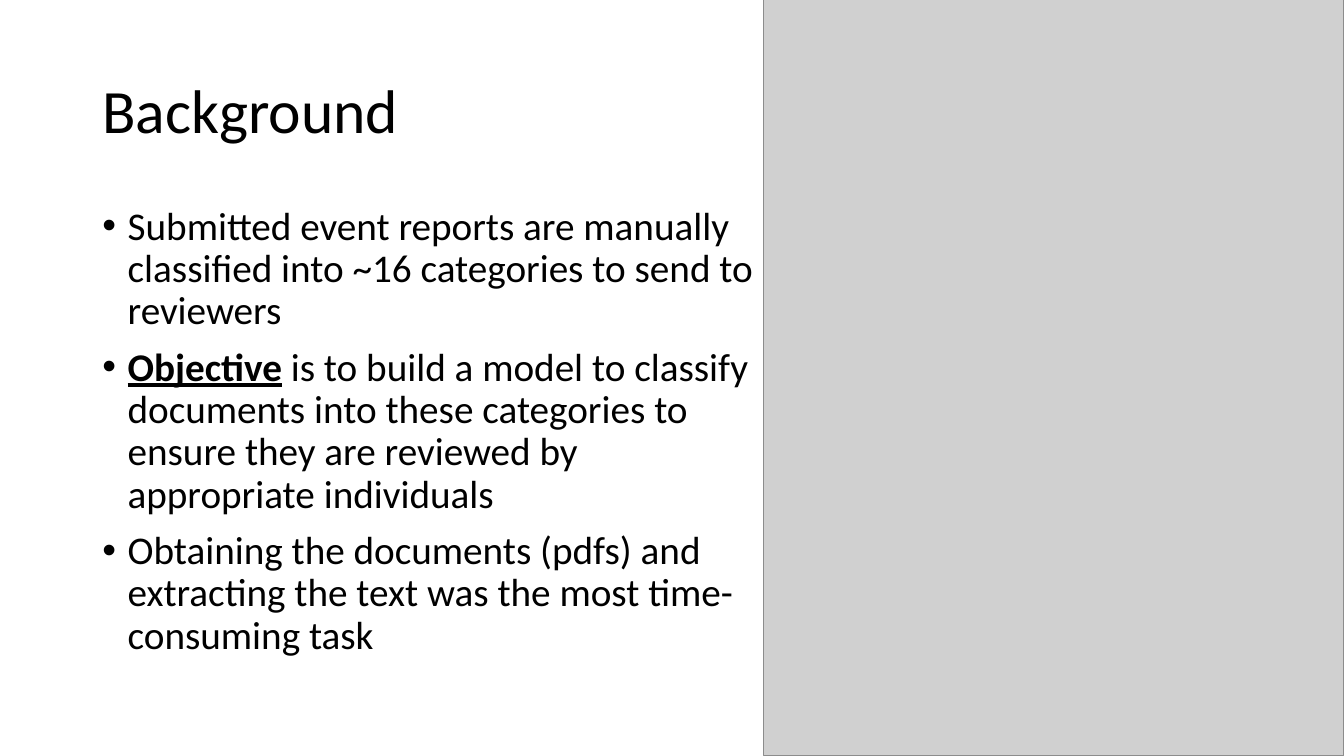
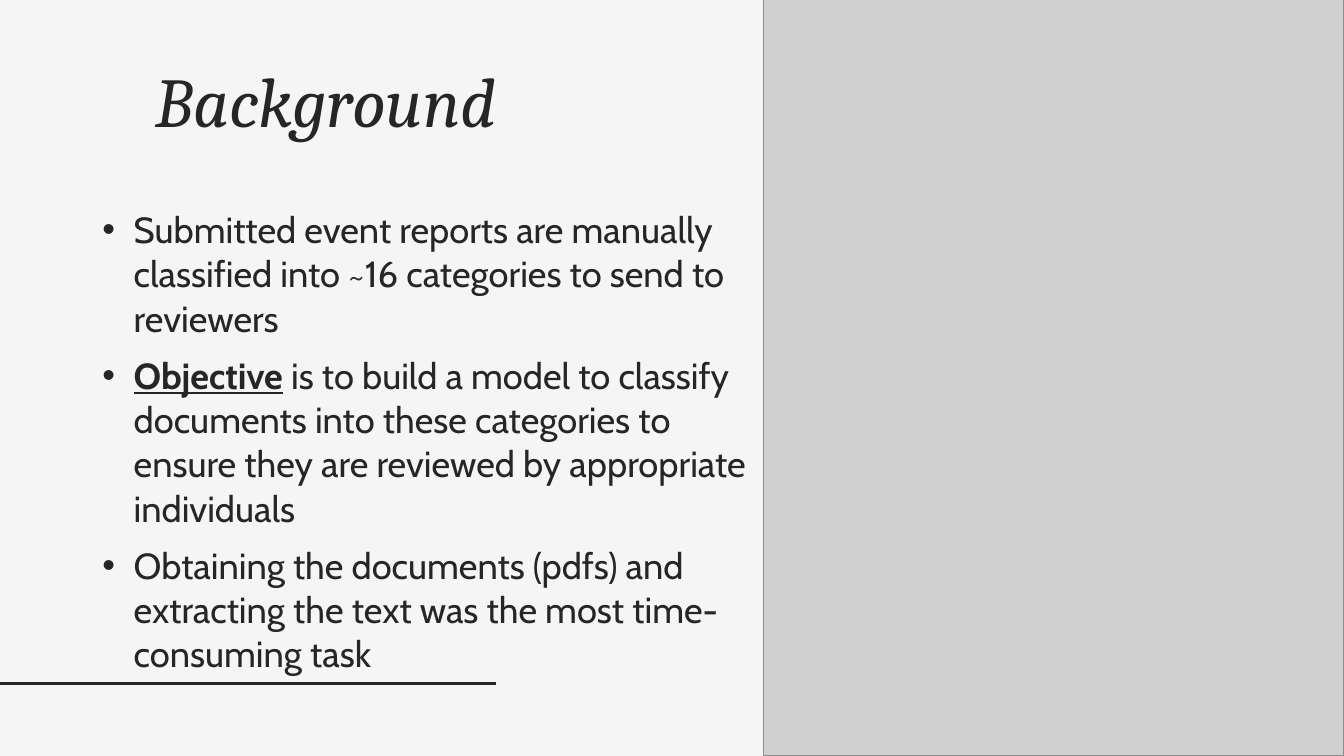
Before and after one commit to jesserobles/GA-Project, a slide deck: slide 2 of Event Report Classification.pptx. Drawn at 1344x756 pixels with LibreOffice and Linux fonts; fonts in the diff are those of the drawing; grey boxes stand for pictures. Boxes give left, top, right and bottom in pixels: in the first picture for what was removed or moved away, otherwise in the second. Text is boxed around its words. In the diff, an @@ line names an element or a change of style, - is before the commit and + after.

```diff
--- a/Event Report Classification.pptx
+++ b/Event Report Classification.pptx
@@ background #FFFFFF to #F5F5F5 @@
@@ title "Background": place and size @@
-title "Background" at <box>102,90,398,144</box>
+title "Background" at <box>156,78,497,142</box>
@@ title "Background" at <box>156,78,497,142</box>: size 44 to 50 pt, font Calibri to Cambria, text colour #000000 to #262626, italic on; alignment left to right; vertical alignment middle to top @@
@@ text "Submitted event reports are manually ..." at <box>134,215,745,676</box>: size 28 to 25.9 pt, font Calibri to Cabin, text colour #000000 to #262626; indent changed; line spacing 0.9 to 1.02; less space between paragraphs @@
@@ line added from (0, 684) to (496, 684), #262626 2 pt @@
```
Also in this commit, not shown: 2 other slides changed, 3 slides added, 2 slides removed, 1 other file.
